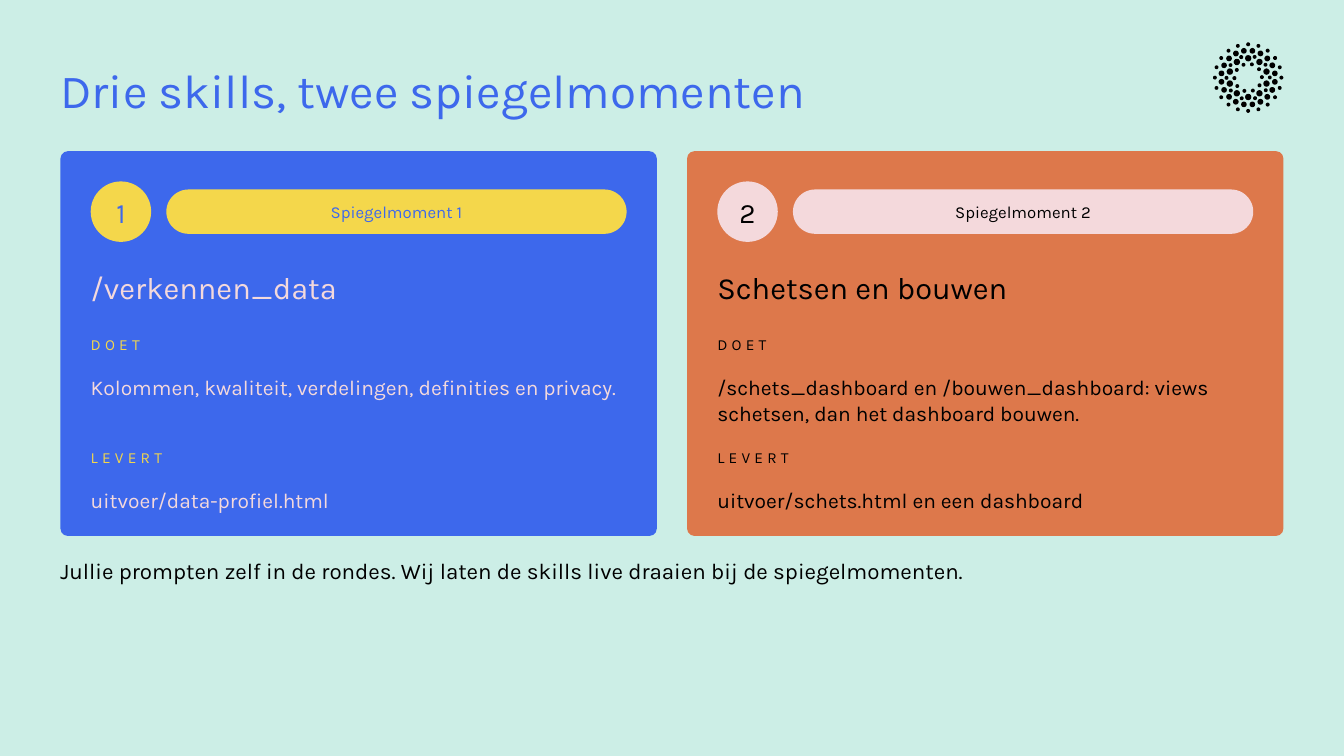
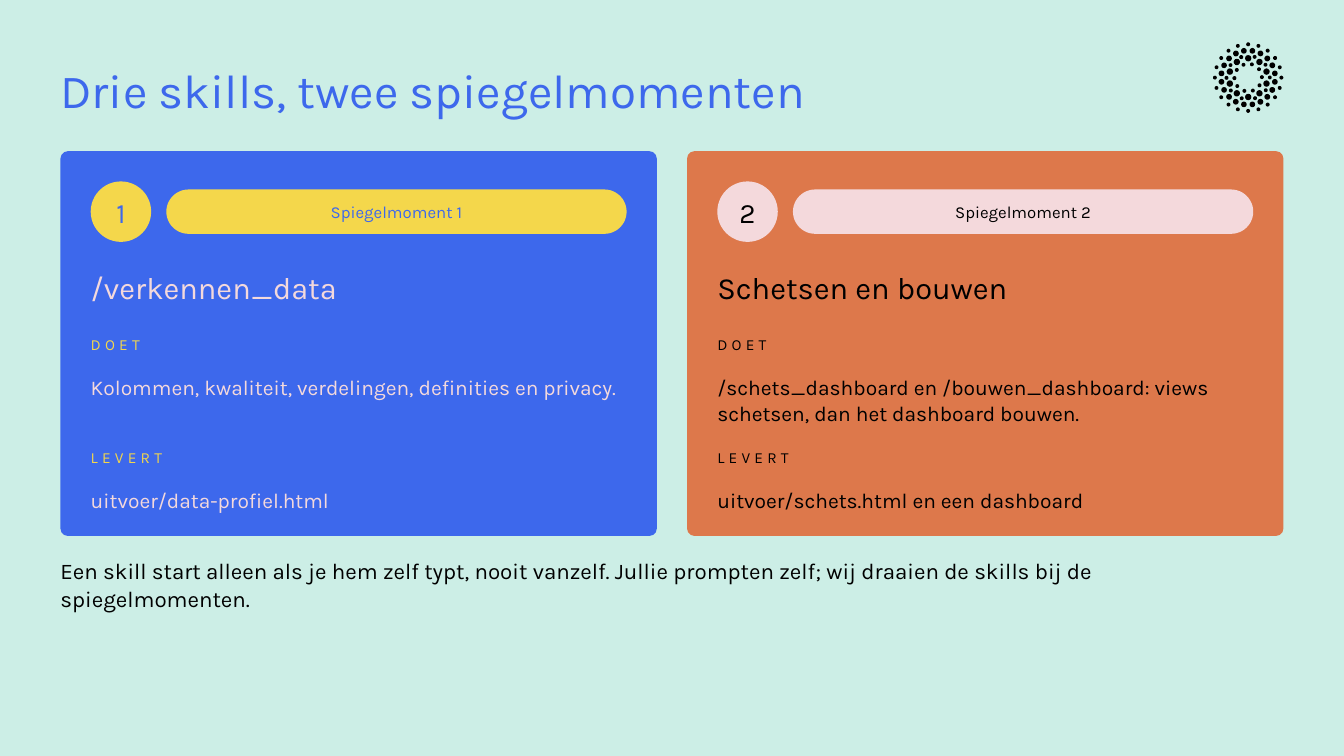
Before and after one commit to cedanl/clidev-presentaties, a slide deck: slide 13 of exports/261005_workshop_rad_uitvoering.pptx. Drawn at 1344x756 pixels with LibreOffice and Linux fonts; fonts in the diff are those of the drawing. Boxes give left, top, right and bottom in pixels: in the first picture for what was removed or moved away, otherwise in the second. Text is boxed around its words. In the diff, an @@ line names an element or a change of style, - is before the commit and + after.

```diff
--- a/exports/261005_workshop_rad_uitvoering.pptx
+++ b/exports/261005_workshop_rad_uitvoering.pptx
@@ text at (60, 563, 1092, 613): text changed @@
-Jullie prompten zelf in de rondes. Wij laten de skills live draaien bij de spiegelmomenten.
+Een skill start alleen als je hem zelf typt, nooit vanzelf. Jullie prompten zelf; wij draaien de skills bij de spiegelmomenten.
```
Also in this commit, not shown: 4 other slides changed, 1 other file.
